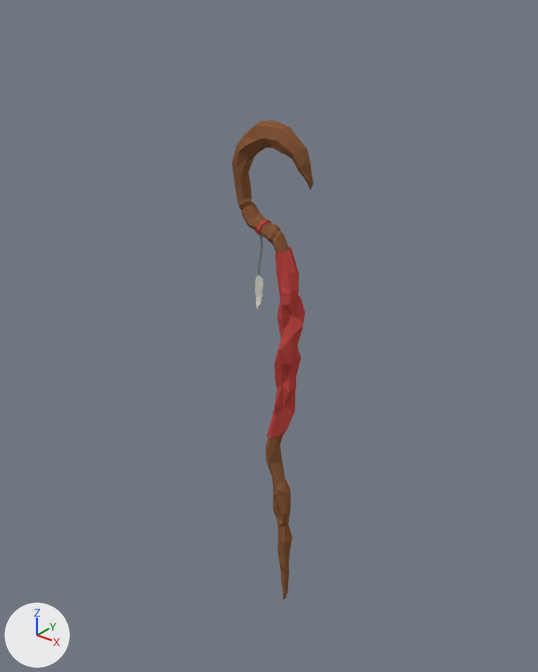
The Blender file Models/Blend/Staves/RareBattleStaff.blend as it was, and as the next commit left it.
Camera for both pictures: a 50 mm lens placed at (4.1, -5.43, 4.11), pointed at (-0.4, 0.2, 0.63). The axes (+X, +Y, +Z) are drawn at lower left. The lights are the same throughout.

Names of what the first picture shows: 'Staff_10'.
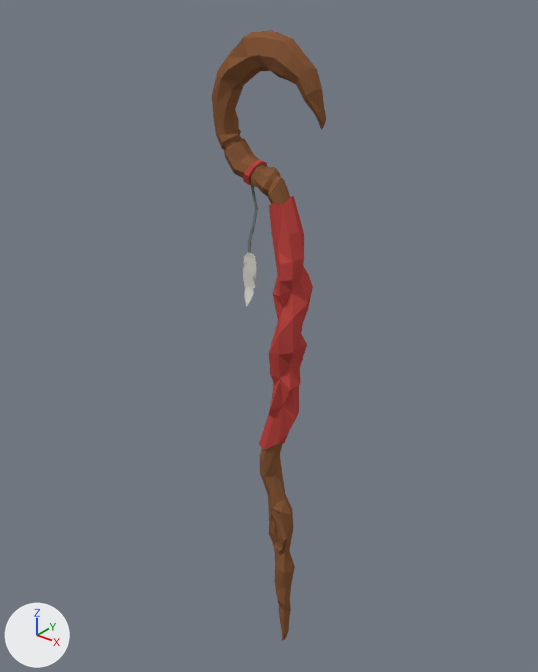
Changed parts and their boxes (x1, y1, x2, y2) in the pictures (538 x 672 px; the box of a moved part takes in the faces that stretch with it):
'Staff_10', reshaped, rescaled (40% wider, 27% taller)
    before: (232, 121, 313, 600)
    after: (212, 30, 326, 641)
part 1 of me_cylinder_004, moved or reshaped
    before: (232, 121, 313, 439)
    after: (212, 30, 326, 450)

The change, as a list of edits to the scene's bpy script:
```text
Change me_cylinder_004:
    used by ob_staff_10; location = (0.0, 0.0, 0.0); scale = (0.0989, 0.0989, 0.0989)
    remove me_cylinder_004.from_pydata(...)  # 568 vertices, 609 faces; spans x -6.7..2.5, y -2.0..1.4, z -27.9..29.6
    add me_cylinder_004.from_pydata(...)  # 568 vertices, 609 faces; spans x -7.4..2.8, y -2.0..1.6, z -27.9..29.8
    me_cylinder_004 part 1: 399 of 568 vertices moved; they spanned x -6.7..2.5, y -1.6..1.4, z -4.4..29.6 and now span x -7.4..2.8, y -1.8..1.6, z -4.6..29.8; mean shift (-0.1, 0.0, -0.1); largest move (-3.5, -0.5, 10.6) -> (-3.7, -0.7, 8.5)
Change ob_staff_10:
    ob_staff_10.scale: (0.0989, 0.0989, 0.0989) -> (0.124, 0.124, 0.124)
```
